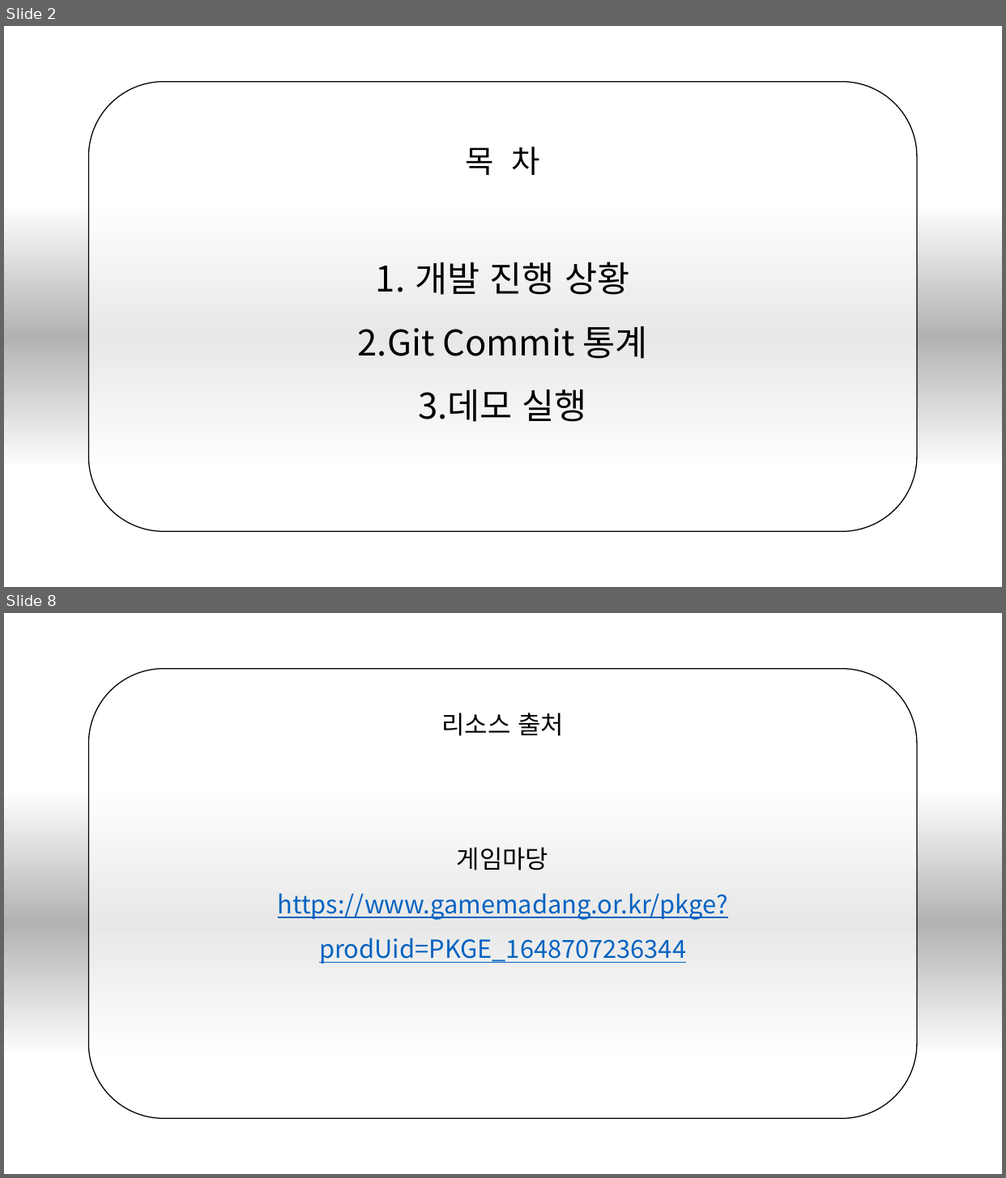
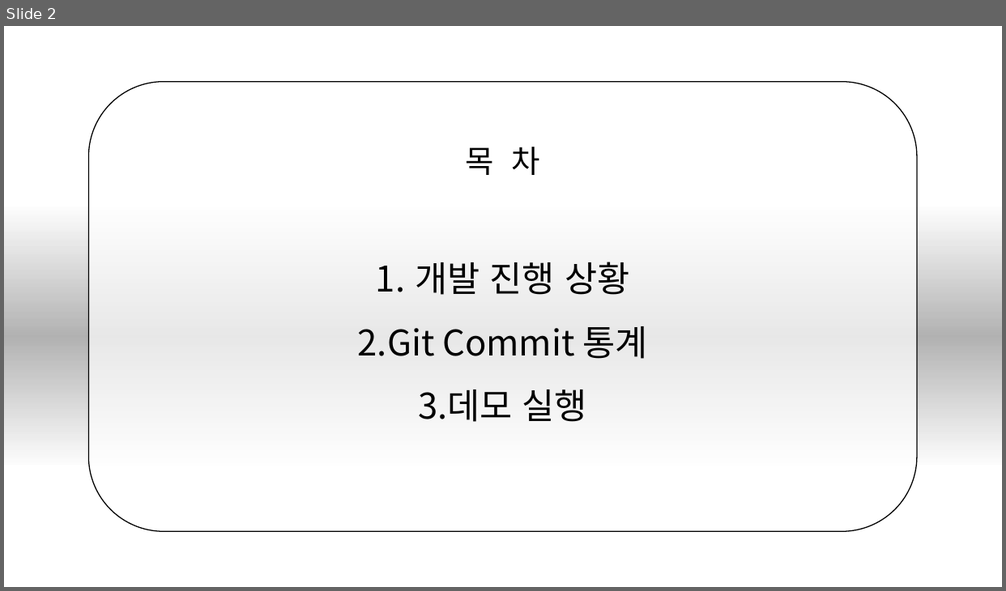
Before and after one commit to pikach-u/2DGP_PIXELJONES, a slide deck: 2DGP 2차 발표.pptx. Shown one above the other, each under a label of ours: slides 2 and 8 before the commit, slide 2 after it; the slides between them are not shown. The pictures are 1006x1178 and 1006x591 pixels, drawn with LibreOffice and Linux fonts; fonts in the diff are those of the drawing; background and template pictures are left out. Boxes give left, top, right and bottom in pixels: in the first picture for what was removed or moved away, otherwise in the second. Text is boxed around its words. In the diff, an @@ line names an element or a change of style, - is before the commit and + after.

```diff
--- a/2DGP 2차 발표.pptx
+++ b/2DGP 2차 발표.pptx
@@ slide 8 removed at (4, 613, 1002, 1174), background picture (left out) @@
@@ rounded rectangle removed at (88, 668, 918, 1118) @@
-리소스 출처
-게임마당
-https://www.gamemadang.or.kr/pkge?prodUid=PKGE_1648707236344
@@ rectangle removed at (4, 794, 1002, 1053) @@
```
Also in this commit, not shown: 3 slides changed, 1 slide added, 2 other slides removed.
